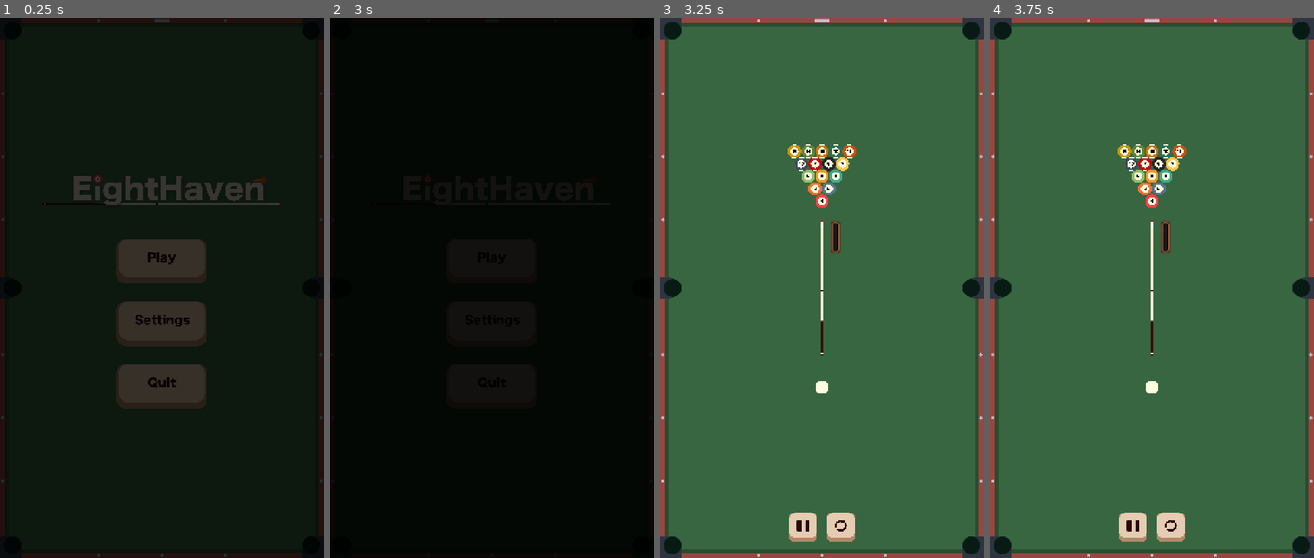
Above: before the commit, frames 1-4 (left to right).
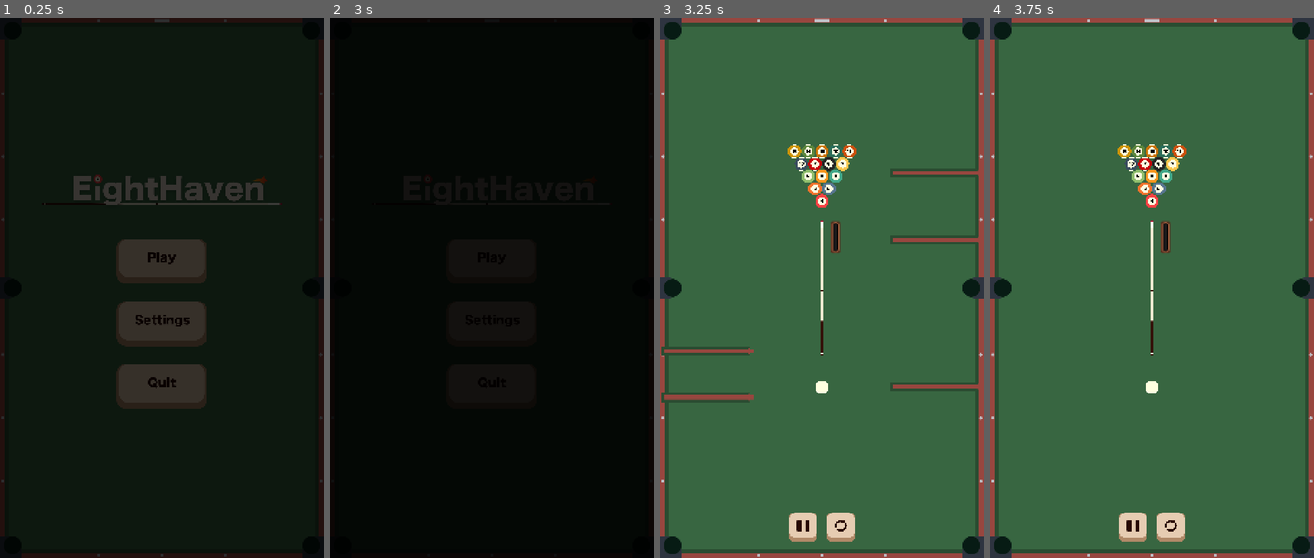
Above: after the commit, the same moments.

Repository: Yukeey07/EightHaven
Game: Godot game, scene res://assets/scenes/main_menu.tscn
The game is run twice, just before and just after one commit, with the same random seed, the same clock (stepped at 60 frames per second) and the same inputs. Sound files missing from this copy of the repository are replaced by a short silence.
Inputs (mouse positions are in pixels of both pictures, inside the frame that each line leads up to):
- Up to frame 1 (0.25 s): no input
- Up to frame 2 (3 s): click (492, 261) at 0.5 s; click (492, 261) at 1.25 s; click (492, 261) at 2 s; move the mouse to (563, 261) at 2.77 s; click (563, 261) at 2.92 s
- Up to frame 3 (3.25 s): no input
- Up to frame 4 (3.75 s): click (1171, 525) at 3.5 s

Frames 1-2 are identical in both runs. In frame 3, 2.3% of the frame differs, in the area x 0-99%, y 27-72%; in frame 4, nothing differs.
Error before the commit: Invalid assignment of property or key 'position' with value of type 'Nil' on a base object of type 'Sprite2D (blockade.gd)'. (res://assets/scripts/gameManager.…
Error after the commit: Invalid access to property or key 'position' on a base object of type 'previously freed'. (res://assets/scripts/gameManager.gd:109)

Commit message:
fix issue with findValidPosition

Diff:
--- a/assets/scripts/Bot.gd
+++ b/assets/scripts/Bot.gd
@@ -53,7 +53,6 @@
 	return allVectorsFromOrigionToPockets
 
 func generateVectorsForAiming():
-	var gameBall = allBalls[0]
 	for i in meaningfulBalls.size():
 		#Vektoren von Spielball zu Ziel-Ball
 		vectorsFromGameBallToBalls.push_back(calculateVectorFromGameBallToBall(gameBall,meaningfulBalls[i]))
@@ -102,5 +101,5 @@
 	return resultVector
 
 func shoot(vect: Vector2):
-	gameBall.apply_central_impulse(vect*2)
+	gameBall.apply_central_impulse(vect*20)
 	pass
--- a/assets/scripts/gameManager.gd
+++ b/assets/scripts/gameManager.gd
@@ -78,21 +78,25 @@
 
 		if num == 0: # TOP LEFT
 			var target_pos = findValidPosition(Vector2(-1060.0, randf_range(300.0, 2000.0) * -1))
+			print(target_pos)
 			blockage.position = target_pos
 			blockage.isLeft = false
 
 		elif num == 1: # TOP RIGHT
 			var target_pos = findValidPosition(Vector2(1060.0, randf_range(300.0, 2000.0) * -1))
+			print(target_pos)
 			blockage.position = target_pos
 			blockage.isLeft = false
 
 		elif num == 2: # BOTTOM LEFT
 			var target_pos = findValidPosition(Vector2(-1060.0, randf_range(300.0, 2000.0)))
+			print(target_pos)
 			blockage.position = target_pos
 			blockage.isLeft = false
 
 		elif num == 3: # BOTTOM RIGHT
 			var target_pos = findValidPosition(Vector2(1060.0, randf_range(300.0, 2000.0)))
+			print(target_pos)
 			blockage.position = target_pos
 			blockage.isLeft = false
 
@@ -100,12 +104,14 @@
 		$Blockades.add_child(blockage)
 
 func findValidPosition(pos : Vector2):
+	print(pos)
 	for ab in Globals.allBlockages:
 		if ab.position.distance_to(pos) > 4:
 			return pos
 		else:
 			var new_pos = Vector2(pos.x, randf_range(300.0, 2000.0))
 			return new_pos
+	return pos
 
 func spawnBot():
 	bot = BOT.instantiate()
